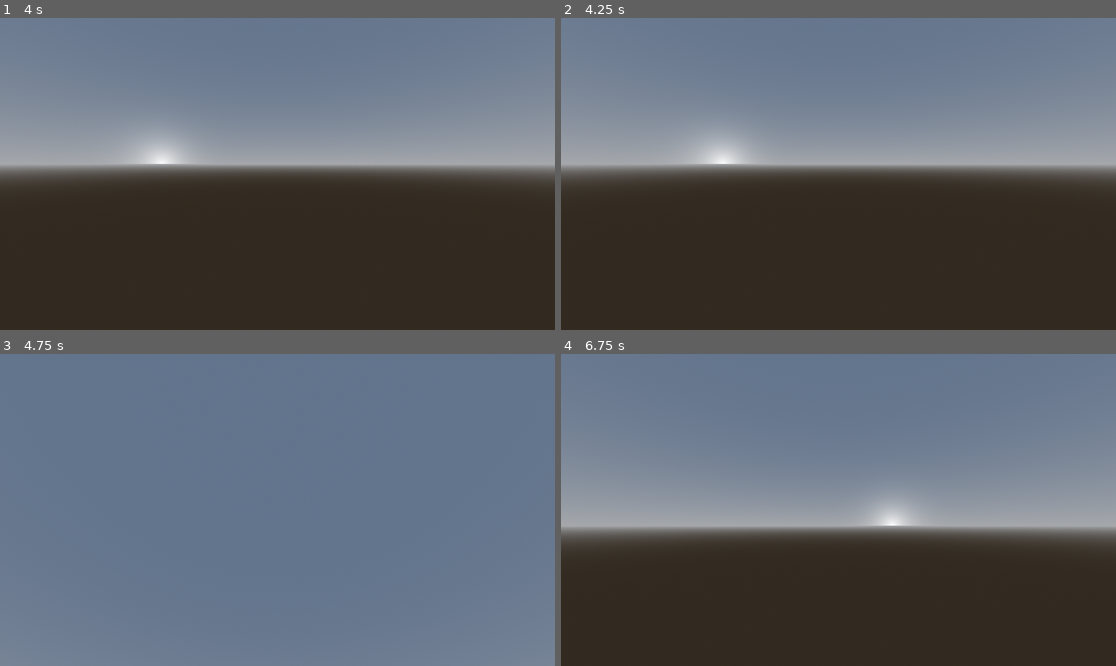
Above: before the commit, frames 1-4 (two rows, left to right).
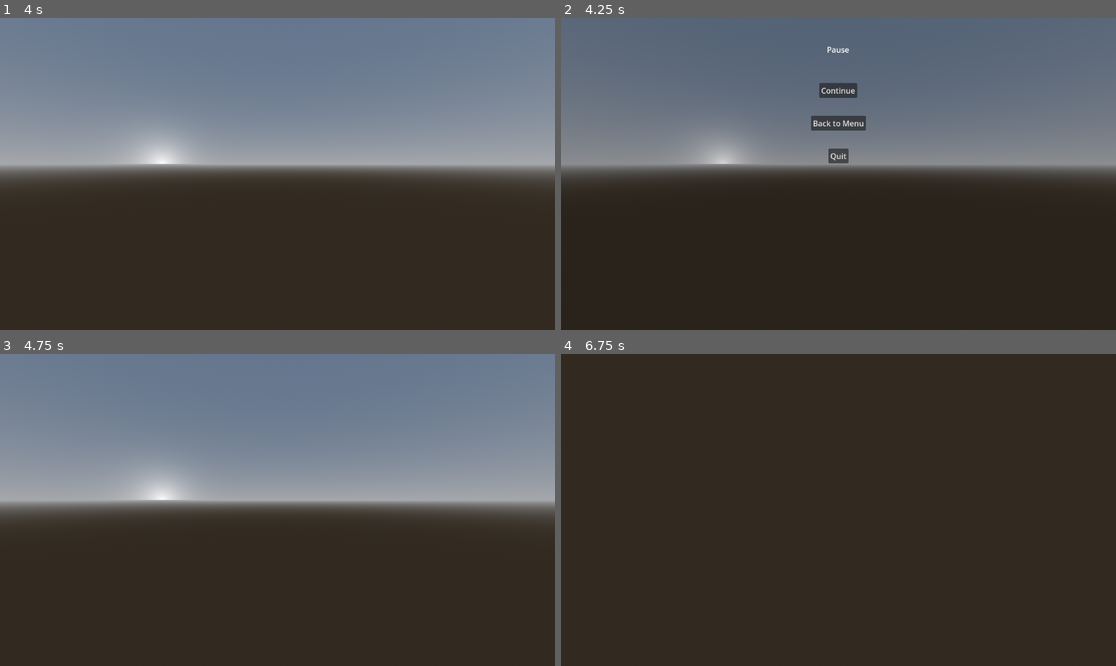
Above: after the commit, the same moments.

Repository: GuaraProductions/FirstPerson_Test
Game: Godot game, scene res://Scenes/Scene.tscn
Two runs of this game, one before a commit and one after it. Both use one fixed random seed, a clock stepped at 60 frames per second and the inputs below.
Inputs (mouse positions are in pixels of both pictures, inside the frame that each line leads up to):
- Up to frame 1 (4 s): tap Enter (ui_accept) at 0.5, 1.52, 1.55, 1.82, 3.02, 3.05, 3.32, 3.5 s; move the mouse to (305, 174) at 0.52 s; hold Enter (ui_accept) 0.53-1.28 s; hold Up (ui_up) from 0.53 s (still down); move the mouse to (249, 174) at 1.27 s; tap F (toggle_flashlight) at 1.35, 2.85 s; move the mouse to (288, 167) at 2.02 s; hold Enter (ui_accept) 2.03-2.78 s; move the mouse to (271, 180) at 2.77 s; move the mouse to (316, 177) at 3.52 s; hold Enter (ui_accept) from 3.53 s (still down)
- Up to frame 2 (4.25 s): keep holding Up (ui_up); keep holding Enter (ui_accept); tap Escape (ui_home) at 4.15 s
- Up to frame 3 (4.75 s): release Up (ui_up) at 4.25 s; release Enter (ui_accept) at 4.25 s; click (277, 425) at 4.25 s, where only the run after the commit has a clickable "Continue"
- Up to frame 4 (6.75 s): tap Enter (ui_accept) at 5, 5.27, 5.3, 5.57, 5.75 s; move the mouse to (794, 506) at 5.02 s; hold Up (ui_up) 5.03-6.53 s; tap F (toggle_flashlight) at 5.1, 6.6 s; move the mouse to (844, 510) at 5.77 s; hold Enter (ui_accept) 5.78-6.53 s; move the mouse to (816, 503) at 6.52 s; hold Right (ui_right) from 6.53 s (still down)

Frame 1 is identical in both runs. In frame 2, 19% of the frame differs, in the area x 0-100%, y 9-48%; in frame 3, 71%, in the area x 0-100%, y 23-100%; in frame 4, 60%.
Error before the commit: Invalid call. Nonexistent function 'instance' in base 'PackedScene'. (res://Player/Player.gd:31)

Commit message:
Updated to 4.3

Diff:
--- a/Player/Player.gd
+++ b/Player/Player.gd
@@ -28,7 +28,7 @@
 
 	if event.is_action_pressed("ui_home"):
 
-		var pause_menu_instance = pause_menu.instance()
+		var pause_menu_instance = pause_menu.instantiate()
 		get_tree().get_root().call_deferred("add_child", pause_menu_instance)
 
 	if event.is_action_pressed("toggle_flashlight"):
--- a/Scenes/Scene.gd
+++ b/Scenes/Scene.gd
@@ -5,11 +5,3 @@
 # Called when the node enters the scene tree for the first time.
 func _ready():
 	Input.set_mouse_mode(Input.MOUSE_MODE_CAPTURED)
-
-
-func _input(event):
-
-	if event.is_action_pressed("ui_accept"):
-		print("aqui")
-		world_environment.environment.ssr_enabled = true
-		ProjectSettings.set_setting("rendering/anti_aliasing/quality/msaa_3d",2)
--- a/project.godot
+++ b/project.godot
@@ -12,47 +12,47 @@
 
 config/name="FirstPerson_Test"
 run/main_scene="res://Scenes/Scene.tscn"
-config/features=PackedStringArray("4.2")
+config/features=PackedStringArray("4.3")
 config/icon="res://icon.png"
 
 [input]
 
 ui_left={
 "deadzone": 0.5,
-"events": [Object(InputEventKey,"resource_local_to_scene":fa …(174 unchanged characters)… l_keycode":0,"key_label":0,"unicode":0,"echo":false,"script":null)
+"events": [Object(InputEventKey,"resource_local_to_scene":fa …(174 unchanged characters)… l_keycode":0,"key_label":0,"unicode":0,"location":0,"echo":false,"script":null)
 , Object(InputEventJoypadButton,"resource_local_to_scene":false,"resource_name":"","device":0,"button_index":13,"pressure":0.0,"pressed":false,"script":null)
-, Object(InputEventKey,"resource_local_to_scene":false,"resource_name":"","device":0,"window_id":0,"alt_pressed":false,"shift_pressed":false,"ctrl_pressed":false,"meta_pressed":false,"pressed":false,"keycode":0,"physical_keycode":65,"key_label":0,"unicode":0,"echo":false,"script":null)
+, Object(InputEventKey,"resource_local_to_scene":false,"resource_name":"","device":0,"window_id":0,"alt_pressed":false,"shift_pressed":false,"ctrl_pressed":false,"meta_pressed":false,"pressed":false,"keycode":0,"physical_keycode":65,"key_label":0,"unicode":0,"location":0,"echo":false,"script":null)
 ]
 }
 ui_right={
 "deadzone": 0.5,
-"events": [Object(InputEventKey,"resource_local_to_scene":fa …(174 unchanged characters)… l_keycode":0,"key_label":0,"unicode":0,"echo":false,"script":null)
+"events": [Object(InputEventKey,"resource_local_to_scene":fa …(174 unchanged characters)… l_keycode":0,"key_label":0,"unicode":0,"location":0,"echo":false,"script":null)
 , Object(InputEventJoypadButton,"resource_local_to_scene":false,"resource_name":"","device":0,"button_index":14,"pressure":0.0,"pressed":false,"script":null)
-, Object(InputEventKey,"resource_local_to_scene":false,"resource_name":"","device":0,"window_id":0,"alt_pressed":false,"shift_pressed":false,"ctrl_pressed":false,"meta_pressed":false,"pressed":false,"keycode":0,"physical_keycode":68,"key_label":0,"unicode":0,"echo":false,"script":null)
+, Object(InputEventKey,"resource_local_to_scene":false,"resource_name":"","device":0,"window_id":0,"alt_pressed":false,"shift_pressed":false,"ctrl_pressed":false,"meta_pressed":false,"pressed":false,"keycode":0,"physical_keycode":68,"key_label":0,"unicode":0,"location":0,"echo":false,"script":null)
 ]
 }
 ui_up={
 "deadzone": 0.5,
-"events": [Object(InputEventKey,"resource_local_to_scene":fa …(174 unchanged characters)… l_keycode":0,"key_label":0,"unicode":0,"echo":false,"script":null)
+"events": [Object(InputEventKey,"resource_local_to_scene":fa …(174 unchanged characters)… l_keycode":0,"key_label":0,"unicode":0,"location":0,"echo":false,"script":null)
 , Object(InputEventJoypadButton,"resource_local_to_scene":false,"resource_name":"","device":0,"button_index":11,"pressure":0.0,"pressed":false,"script":null)
-, Object(InputEventKey,"resource_local_to_scene":false,"resource_name":"","device":0,"window_id":0,"alt_pressed":false,"shift_pressed":false,"ctrl_pressed":false,"meta_pressed":false,"pressed":false,"keycode":0,"physical_keycode":87,"key_label":0,"unicode":0,"echo":false,"script":null)
+, Object(InputEventKey,"resource_local_to_scene":false,"resource_name":"","device":0,"window_id":0,"alt_pressed":false,"shift_pressed":false,"ctrl_pressed":false,"meta_pressed":false,"pressed":false,"keycode":0,"physical_keycode":87,"key_label":0,"unicode":0,"location":0,"echo":false,"script":null)
 ]
 }
 ui_down={
 "deadzone": 0.5,
-"events": [Object(InputEventKey,"resource_local_to_scene":fa …(174 unchanged characters)… l_keycode":0,"key_label":0,"unicode":0,"echo":false,"script":null)
+"events": [Object(InputEventKey,"resource_local_to_scene":fa …(174 unchanged characters)… l_keycode":0,"key_label":0,"unicode":0,"location":0,"echo":false,"script":null)
 , Object(InputEventJoypadButton,"resource_local_to_scene":false,"resource_name":"","device":0,"button_index":12,"pressure":0.0,"pressed":false,"script":null)
-, Object(InputEventKey,"resource_local_to_scene":false,"resource_name":"","device":0,"window_id":0,"alt_pressed":false,"shift_pressed":false,"ctrl_pressed":false,"meta_pressed":false,"pressed":false,"keycode":0,"physical_keycode":83,"key_label":0,"unicode":0,"echo":false,"script":null)
+, Object(InputEventKey,"resource_local_to_scene":false,"resource_name":"","device":0,"window_id":0,"alt_pressed":false,"shift_pressed":false,"ctrl_pressed":false,"meta_pressed":false,"pressed":false,"keycode":0,"physical_keycode":83,"key_label":0,"unicode":0,"location":0,"echo":false,"script":null)
 ]
 }
 ui_home={
 "deadzone": 0.5,
-"events": [Object(InputEventKey,"resource_local_to_scene":fa …(174 unchanged characters)… ode":4194305,"key_label":0,"unicode":0,"echo":false,"script":null)
+"events": [Object(InputEventKey,"resource_local_to_scene":fa …(174 unchanged characters)… ode":4194305,"key_label":0,"unicode":0,"location":0,"echo":false,"script":null)
 ]
 }
 toggle_flashlight={
 "deadzone": 0.5,
-"events": [Object(InputEventKey,"resource_local_to_scene":fa …(169 unchanged characters)… _keycode":70,"key_label":0,"unicode":0,"echo":false,"script":null)
+"events": [Object(InputEventKey,"resource_local_to_scene":fa …(169 unchanged characters)… _keycode":70,"key_label":0,"unicode":0,"location":0,"echo":false,"script":null)
 ]
 }
 
